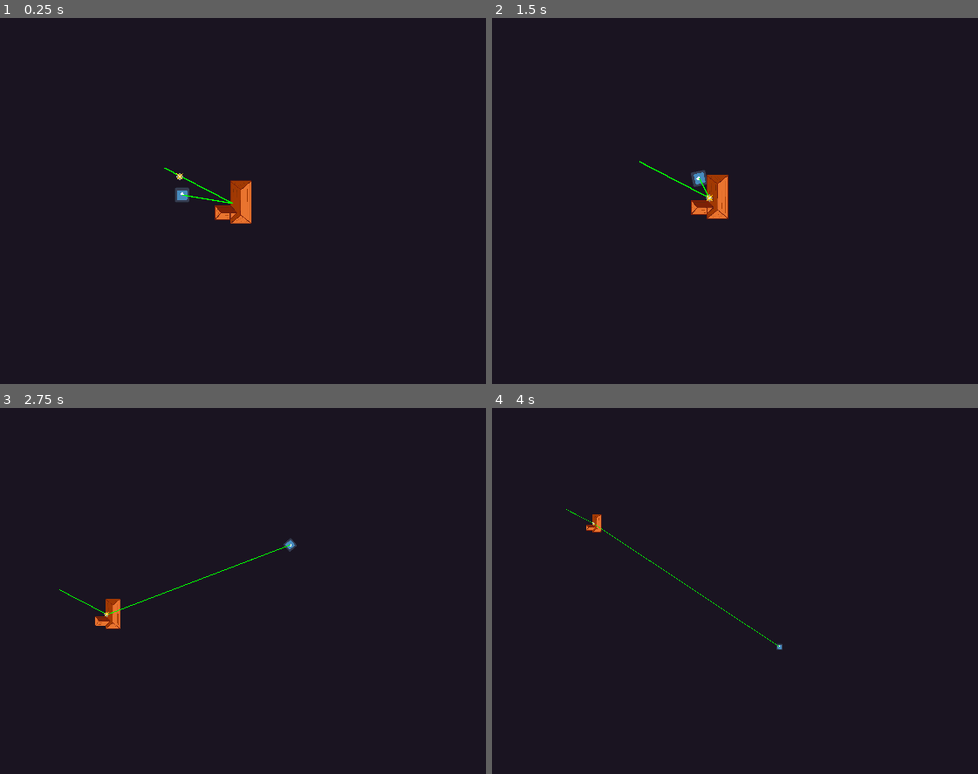
Above: before the commit, frames 1-4 (two rows, left to right).
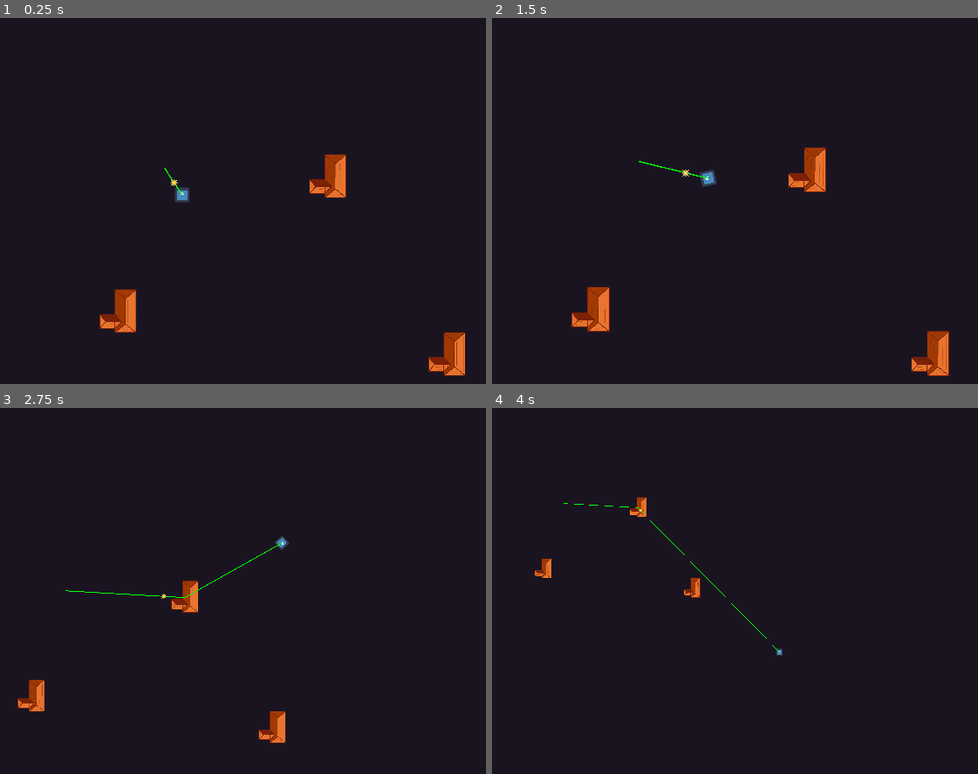
Above: after the commit, the same moments.

Repository: SpyrexDE/BzzBzz
Game: Godot game, scene res://levels/testlvl1.tscn
The game is run twice, just before and just after one commit, with the same random seed, the same clock (stepped at 60 frames per second) and the same inputs. The engine's default icon, where the game draws it, is replaced by a stand-in: a white triangle on a blue panel in a dark square.
Inputs:
- Up to frame 1 (0.25 s): no input
- Up to frame 2 (1.5 s): hold D (steer_right) 0.53-1.28 s; tap Enter at 1.25 s; hold S (go_backward) from 1.28 s (still down)
- Up to frame 3 (2.75 s): release S (go_backward) at 2.03 s; hold D (steer_right) from 2.03 s (still down)
- Up to frame 4 (4 s): release D (steer_right) at 2.78 s; hold W (go_forward) 2.78-3.53 s; hold A (steer_left) from 3.53 s (still down)

The runs differ from the first frame. In frame 1, 2.8% of the frame differs, in the area x 20-96%, y 37-98%; in frame 2, 3.0%, in the area x 16-95%, y 35-98%; in frame 3, 1.7%; in frame 4, 0.7%.

Commit message:
update snapping

Diff:
--- a/levels/testlvl1.tscn
+++ b/levels/testlvl1.tscn
@@ -15,7 +15,7 @@
 position = Vector2(151, 231)
 
 [node name="Haus" parent="." instance=ExtResource("2_qns4n")]
-position = Vector2(584, 303)
+position = Vector2(1390, 80)
 
 [node name="Connector" parent="." instance=ExtResource("3_pgg6y")]
 unique_name_in_owner = true
@@ -25,3 +25,9 @@
 
 [node name="Zap" parent="." instance=ExtResource("5_s8uj7")]
 position = Vector2(77, 77)
+
+[node name="Haus2" parent="." instance=ExtResource("2_qns4n")]
+position = Vector2(-400, 1233)
+
+[node name="Haus3" parent="." instance=ExtResource("2_qns4n")]
+position = Vector2(2406, 1599)
--- a/props/haus.gd
+++ b/props/haus.gd
@@ -1,10 +1,8 @@
 extends StaticBody2D
+class_name Haus
 
 var strom := false
-
-# Called when the node enters the scene tree for the first time.
-func _ready():
-	pass # Replace with function body.
+var is_connected_to_cable := false
 
 # Called every frame. 'delta' is the elapsed time since the previous frame.
 func _process(_delta):
@@ -12,19 +10,14 @@
 	pass
 
 func _on_area_2d_body_entered(body):
-	if body is Player:
-		%Robot.near_house = true
-		%Robot.set_house_position(position)
-	pass # Replace with function body.
+	if body is Player and !is_connected_to_cable:
+		%Robot.set_house(self)
 
 func _lightup():
 	if strom == true:
 		$AnimationPlayer.play("haus_light_up")
 	pass
 
-
 func _on_area_2d_body_exited(body):
 	if body is Player:
-		%Robot.near_house = false
-		%Robot.set_house_position(Vector2(0,0))
-	pass # Replace with function body.
+		%Robot.set_house(null)
--- a/robot/robot.gd
+++ b/robot/robot.gd
@@ -8,8 +8,7 @@
 
 var friction_multiplier: float = 1.0
 
-var house_position: Vector2
-var near_house:= false
+var haus: Haus
 
 func _physics_process(_delta):
 	var steering = Input.get_action_strength("steer_right") - Input.get_action_strength("steer_left")
@@ -27,14 +26,15 @@
 	move_and_slide()
 	do_physics()
 
-	if near_house == true:
-		%Connector.add_checkpoint(house_position)
+	if haus != null:
+		%Connector.add_checkpoint(haus.position)
+		haus.is_connected_to_cable = true
 
 func do_physics() -> void:
 	for i in get_slide_collision_count():
 		var c = get_slide_collision(i)
 		if c.get_collider() is RigidBody2D:
-			c.get_collider().apply_central_impulse(-c.get_normal() * push_force)
+			c.get_collider().apply_central_impulse( - c.get_normal() * push_force)
 
-func set_house_position(position: Vector2) -> void:
-	house_position = position
+func set_house(new_haus: Haus) -> void:
+	haus = new_haus
